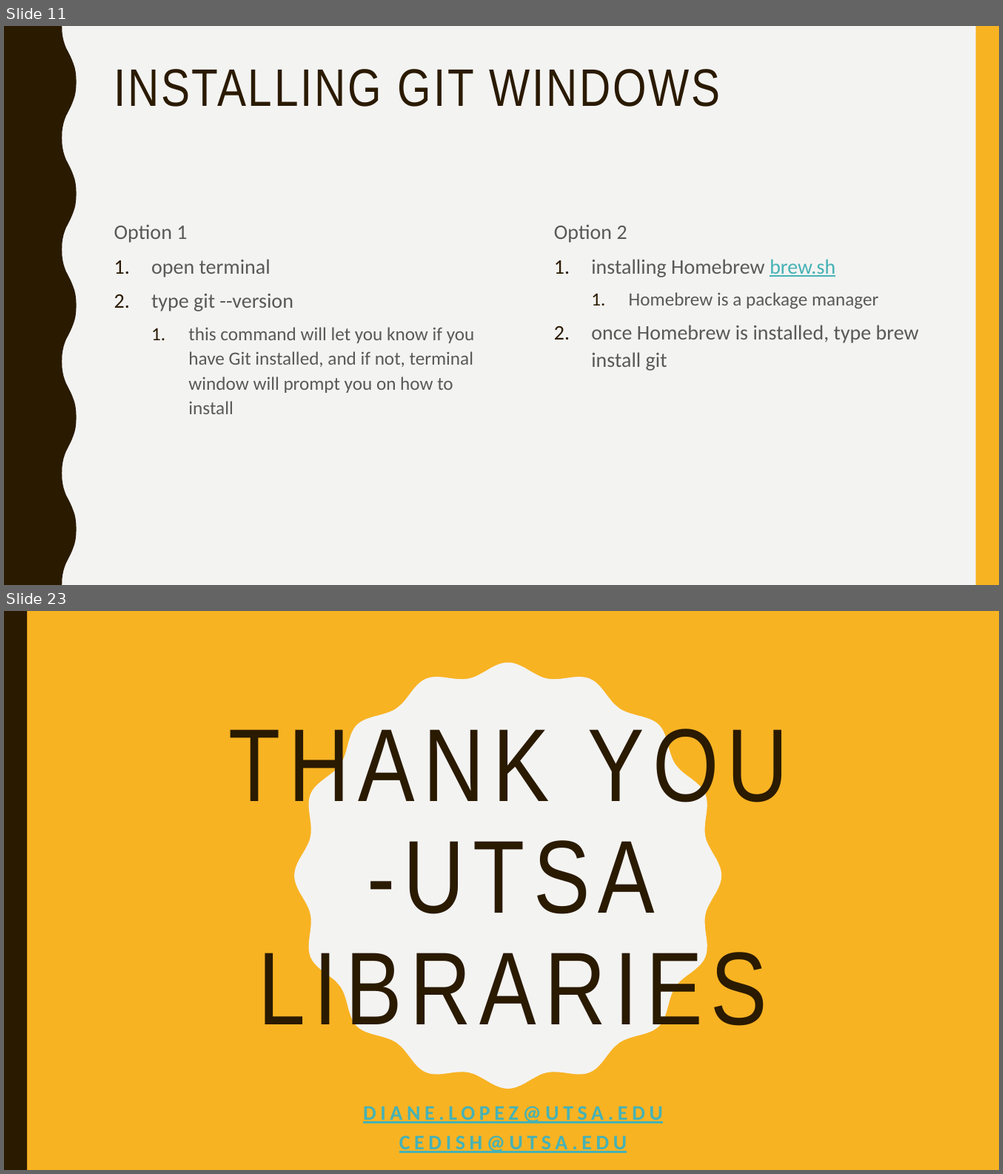
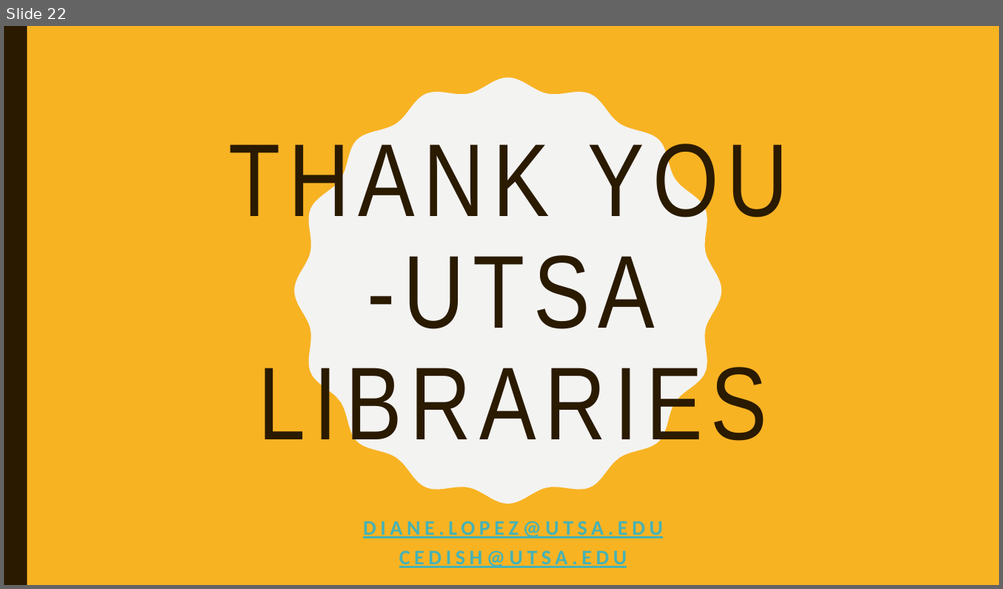
Before and after one commit to dianita956/git_vscode_wrkshp26, a slide deck: git_vscode_spring26_workshop.pptx. Shown one above the other, each under a label of ours: slides 11 and 23 before the commit, slide 22 after it; the slides between them are not shown. The pictures are 1003x1174 and 1003x589 pixels, drawn with LibreOffice and Linux fonts; fonts in the diff are those of the drawing. Boxes give left, top, right and bottom in pixels: in the first picture for what was removed or moved away, otherwise in the second. Text is boxed around its words. In the diff, an @@ line names an element or a change of style, - is before the commit and + after.

```diff
--- a/git_vscode_spring26_workshop.pptx
+++ b/git_vscode_spring26_workshop.pptx
@@ slide 11 removed at (4, 26, 999, 585), background #F3F3F2 @@
@@ freeform shape removed at (4, 26, 77, 585) @@
@@ rectangle removed at (976, 26, 999, 585) @@
@@ title removed at (114, 69, 720, 107) @@
-INSTALLING GIT WINDOWS
@@ text removed at (114, 224, 475, 414) @@
-Option 1
-1. open terminal
-2. type git --version
-  1. this command will let you know if you have Git installed, and if not, terminal window will prompt you on how to install
@@ text removed at (554, 224, 919, 371) @@
-Option 2
-1. installing Homebrew brew.sh
-  1. Homebrew is a package manager
-2. once Homebrew is installed, type brew install git
@@ what was slide 23 is now slide 22 @@
```
Also in this commit, not shown: 3 slides changed, 17 slides added, 17 other slides removed, 2 other files.
